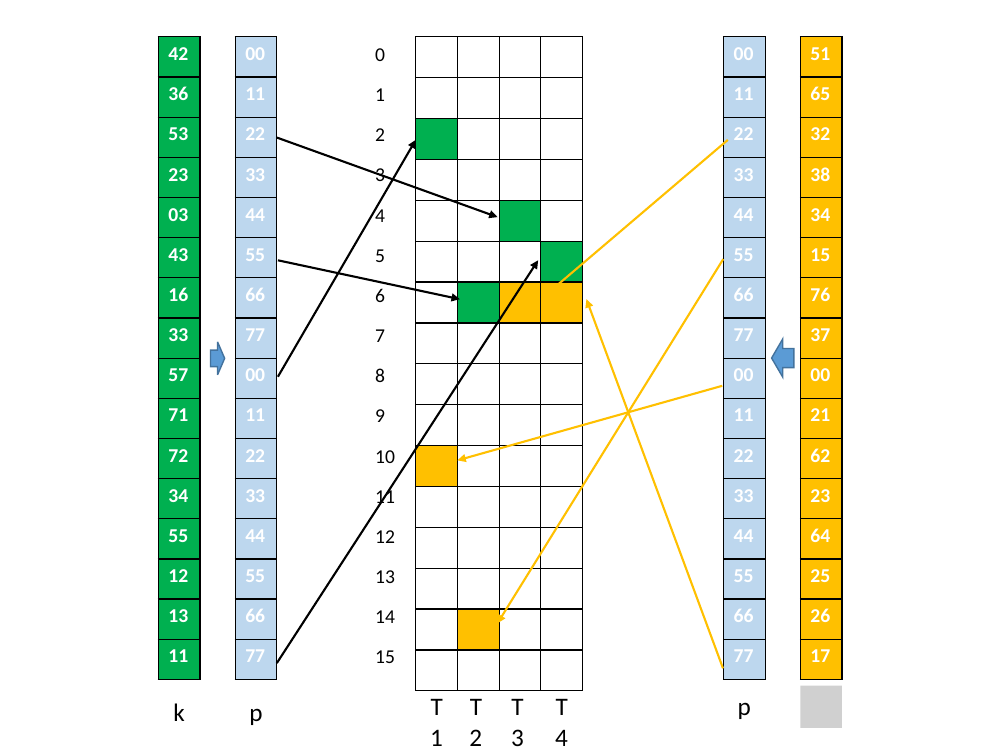
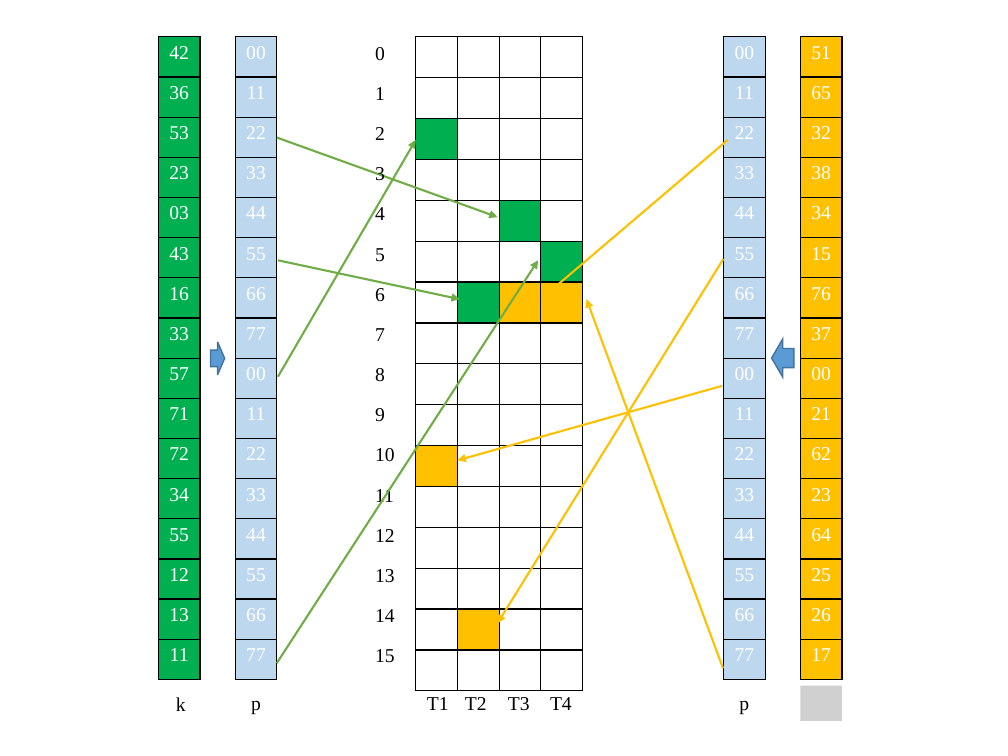
Before and after one commit to leborn0101/graduation, a slide deck: slide 10 of 论文图片.pptx. Drawn at 1008x756 pixels with LibreOffice and Linux fonts; fonts in the diff are those of the drawing; grey boxes stand for pictures. Boxes give left, top, right and bottom in pixels: in the first picture for what was removed or moved away, otherwise in the second. Text is boxed around its words. In the diff, an @@ line names an element or a change of style, - is before the commit and + after.

```diff
--- a/论文图片.pptx
+++ b/论文图片.pptx
@@ table at [158, 37, 200, 680] @@
@@ font Calibri to Times New Roman, bold off @@
@@ alignment left to centre @@
@@ table at [235, 37, 276, 680] @@
@@ font Calibri to Times New Roman, bold off @@
@@ alignment left to centre @@
@@ table at [365, 37, 406, 680] @@
@@ font Calibri to Times New Roman @@
@@ table at [724, 37, 765, 680] @@
@@ font Calibri to Times New Roman, bold off @@
@@ alignment left to centre @@
@@ table at [800, 37, 842, 680] @@
@@ font Calibri to Times New Roman, bold off @@
@@ alignment left to centre @@
@@ arrow (277, 137) - (498, 217): stroke #000000 1.5 pt to #70AD47 1.5 pt @@
@@ arrow (278, 377) - (415, 140): stroke #000000 1.5 pt to #70AD47 1.5 pt @@
@@ arrow (277, 663) - (538, 260): stroke #000000 1.5 pt to #70AD47 1.5 pt @@
@@ arrow (278, 260) - (460, 299): stroke #000000 1.5 pt to #70AD47 1.5 pt @@
@@ size 18 to 14 pt, font Calibri to Times New Roman in 7 elements at [739, 700, 749, 715], [251, 700, 261, 715], [176, 697, 186, 711], [508, 697, 530, 711], [465, 697, 487, 710], [427, 697, 449, 710], [550, 697, 572, 710] @@
@@ text "T4": place and size @@
-text "T4" at [541, 685, 583, 756]
+text "T4" at [550, 697, 572, 710]
@@ picture: place and size @@
-picture at [800, 685, 842, 728]
+picture at [800, 685, 842, 721]
```
Also in this commit, not shown: 6 other slides changed, 3 other files.
